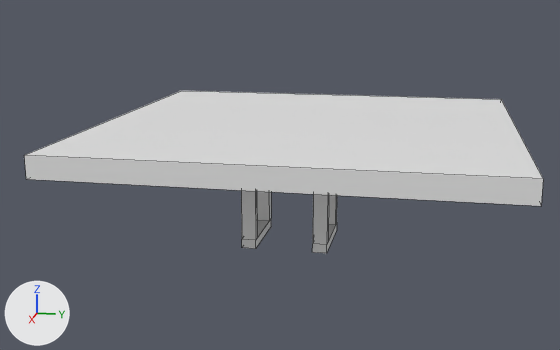
The OBJ model street_signs/models/street_signs_generic_highway_medium_onpole.obj, before and after one commit.
The view is the same before and after, from a 50 mm camera at (3.3, 0.11, -0.04) aimed at (-0.46, -0.64, -0.98). The lights are fixed; the arrows at lower left show +X, +Y and +Z. Mesh edges are drawn as thin lines. Where no turn or scale is listed for an object, it has been applied to the vertices.

The scene before the commit, as lines of its bpy script (objects in view):
```python
me_cube = bpy.data.meshes.new('Cube')
me_cube.from_pydata(...)  # 96 vertices, 72 faces; spans x -1.5..0.5, y -1.5..0.5, z -1.16..-0.71
ob_cube = bpy.data.objects.new('Cube', me_cube)
ob_cube.location = (0.0, 0.0, 0.0)
```
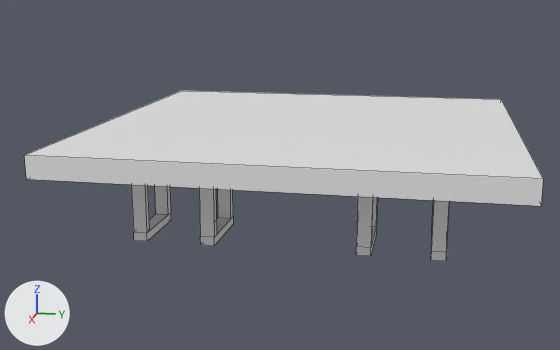
What differs and where, as boxes (x1, y1, x2, y2) in the pictures (560 x 350 px; the box of a moved part takes in the faces that stretch with it):
'Cube', reshaped: before (24, 91, 543, 253); after (24, 91, 543, 261)
part 1 of me_cube, moved or reshaped: before (241, 190, 337, 253); after (131, 185, 233, 246)
part 2 of me_cube, added: after (356, 196, 449, 261)

What changed in the scene script:
```text
Change me_cube:
    where me_cube.from_pydata(...)  # 96 vertices, 72 faces; spans x -1.5..0.5, y -1.5..0.5, z -1.16..-0.71
    used by ob_cube; location = (0.0, 0.0, 0.0)
    me_cube part 1: the loose piece of 44 vertices spanning x -0.16..0.16, y -0.69..-0.31, z -1.16..-0.81 is moved by (0.0, -0.5, 0.0)
    me_cube part 2: the loose piece of 44 vertices spanning x -0.16..0.16, y -0.69..-0.31, z -1.16..-0.81 is copied, and the copy is moved by (0.0, 0.5, 0.0); it spans x -0.16..0.16, y -0.19..0.19, z -1.16..-0.81
```
